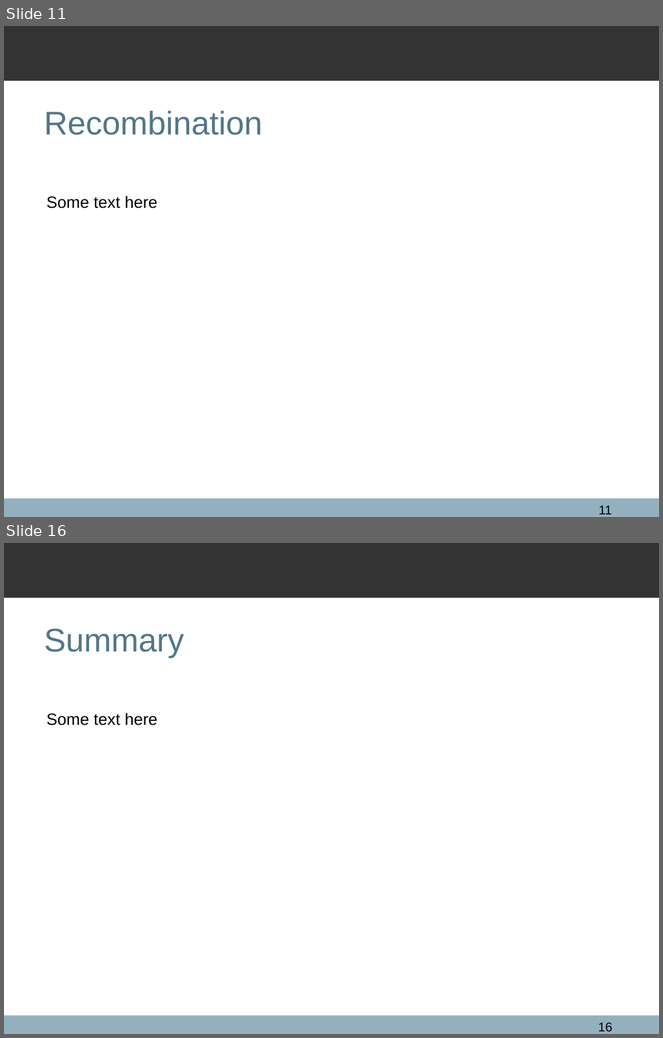
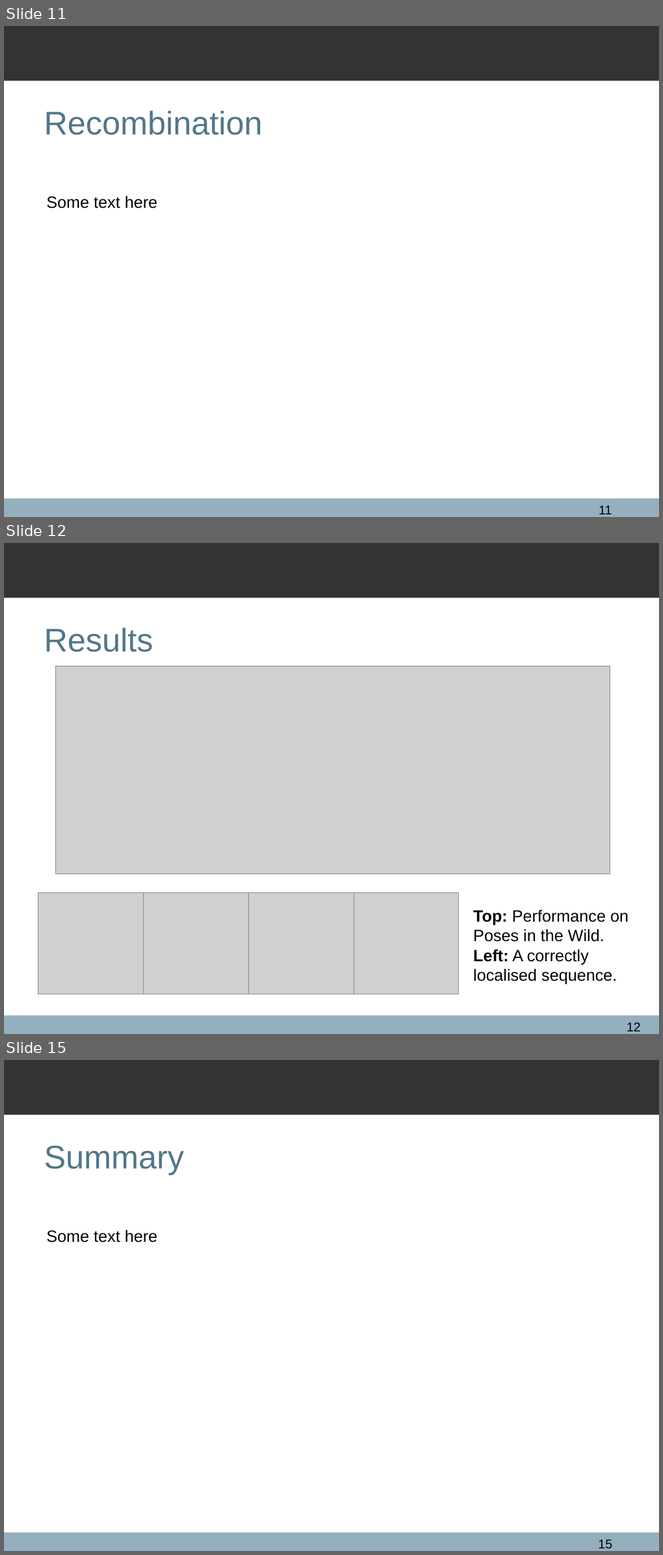
Before and after one commit to qxcv/comp2560, a slide deck: presentation/presentation.odp. Shown one above the other, each under a label of ours: slides 11 and 16 before the commit, slides 11, 12 and 15 after it; the slides between them are not shown. The pictures are 663x1038 and 663x1555 pixels, drawn with LibreOffice and Linux fonts; fonts in the diff are those of the drawing; grey boxes stand for pictures; background and template pictures are left out. Boxes give left, top, right and bottom in pixels: in the first picture for what was removed or moved away, otherwise in the second. Text is boxed around its words. In the diff, an @@ line names an element or a change of style, - is before the commit and + after.

```diff
--- a/presentation/presentation.odp
+++ b/presentation/presentation.odp
@@ slide 12 added at [4, 543, 659, 1034], background #FFFFFF; not listed: 2 template elements that a slide beside it also shows @@
@@ title added at [44, 627, 154, 652], 36 pt, text #527688 @@
+Results
@@ picture added at [56, 667, 610, 874] @@
@@ picture added at [38, 893, 144, 994] @@
@@ picture added at [144, 893, 248, 994] @@
@@ picture added at [248, 893, 354, 994] @@
@@ picture added at [354, 893, 460, 994] @@
@@ text added at [473, 910, 629, 985], 18 pt, text #000000 @@
+Top: Performance on Poses in the Wild.
+Left: A correctly localised sequence.
@@ page number added at [627, 1023, 641, 1032], 14 pt, text #000000 @@
+12
@@ what was slide 16 is now slide 15 @@
@@ page number at [598, 1540, 612, 1549]: text changed @@
-16
+15
```
Also in this commit, not shown: 3 slides changed, 2 other slides added, 5 slides removed, 1 other file.
